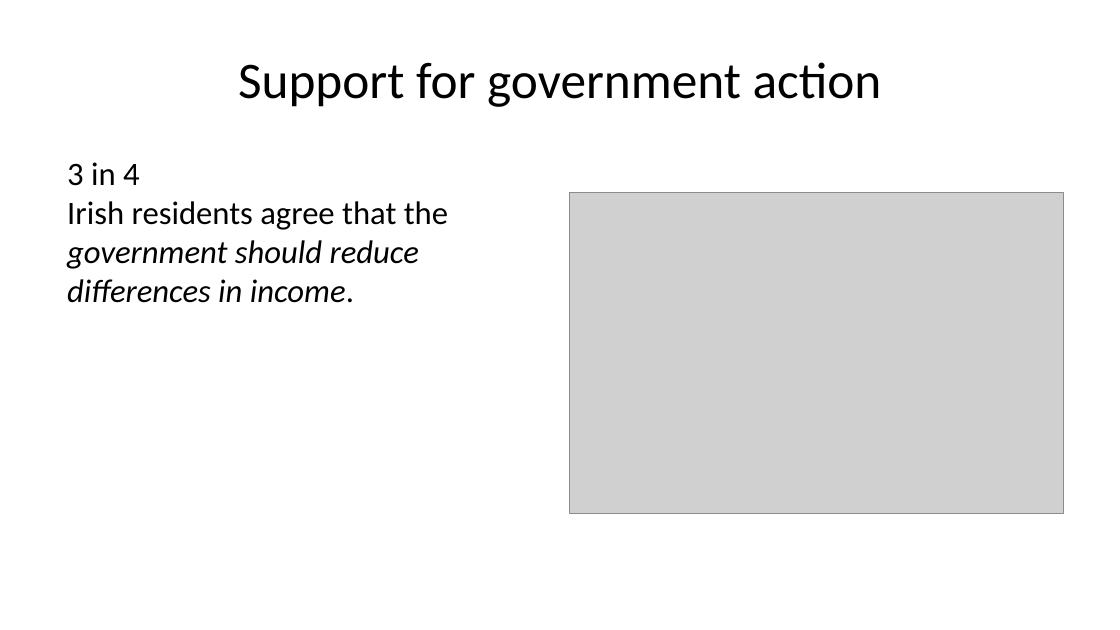
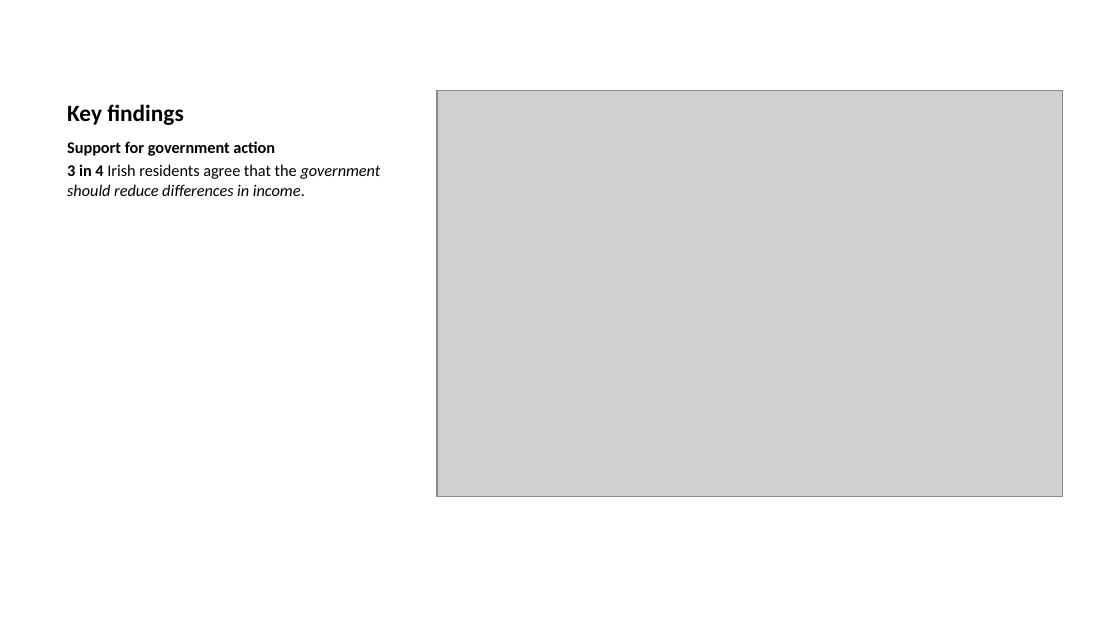
Before and after one commit to danielcapistrano/cfi_redistribution, a slide deck: slide 6 of docs/presentation.pptx (slide 10 before the commit). Drawn at 1120x630 pixels with LibreOffice and Linux fonts; fonts in the diff are those of the drawing; grey boxes stand for pictures. Boxes give left, top, right and bottom in pixels: in the first picture for what was removed or moved away, otherwise in the second. Text is boxed around its words. In the diff, an @@ line names an element or a change of style, - is before the commit and + after.

```diff
--- a/docs/presentation.pptx
+++ b/docs/presentation.pptx
@@ title removed at (x1=238, y1=62, x2=882, y2=107) @@
-Support for government action
@@ title added at (x1=67, y1=104, x2=183, y2=125), 15 pt, text #000000, bold @@
+Key findings
@@ picture resized from (x1=569, y1=193, x2=1064, y2=513) to (x1=437, y1=91, x2=1062, y2=496) @@
@@ text "Support for government action" moved from (x1=67, y1=162, x2=448, y2=303) to (x1=67, y1=141, x2=381, y2=196) @@
@@ text at (x1=67, y1=141, x2=275, y2=156): paragraph added @@
+Support for government action
@@ text at (x1=67, y1=164, x2=381, y2=196): size 21 to 10.5 pt in "3 in 4 Irish residents agree that ..."; bold on in "3 in 4"; less space between paragraphs @@
```
Also in this commit, not shown: 13 other slides changed, 14 slides added, 11 slides removed, 41 other files.
